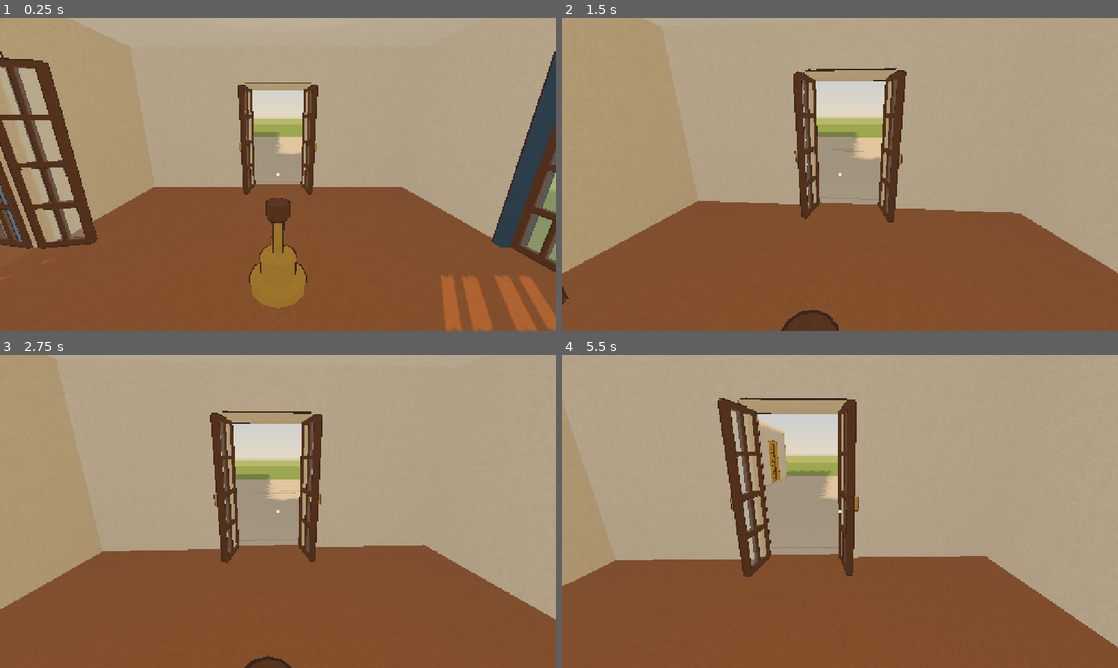
Above: before the commit, frames 1-4 (two rows, left to right).
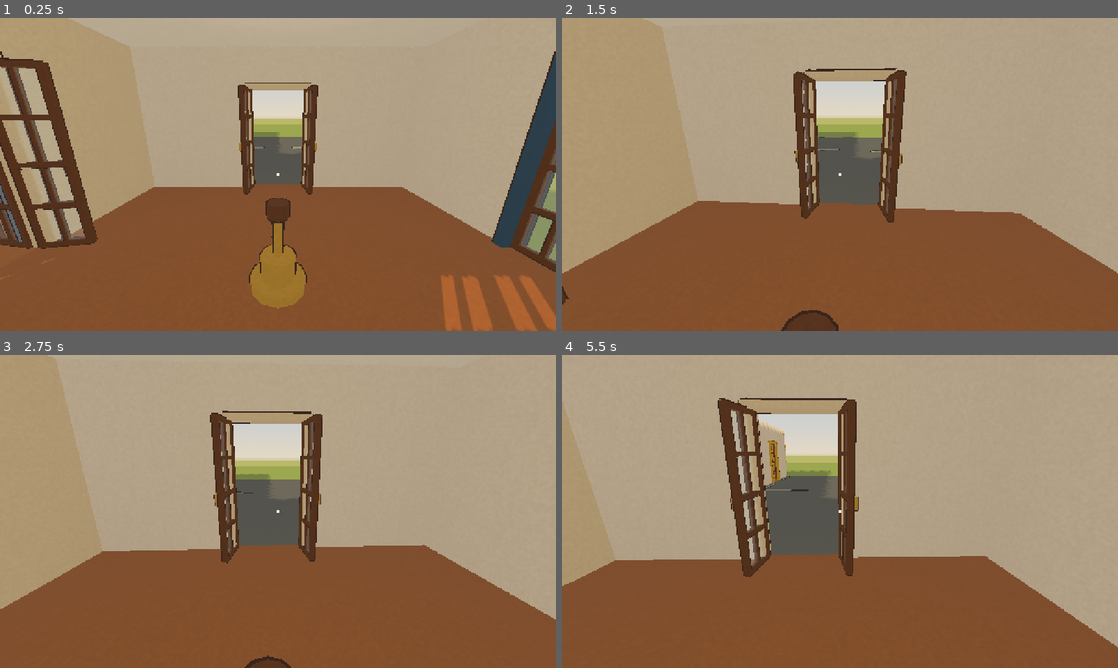
Above: after the commit, the same moments.

Repository: naturalnick/belvedere
Game: Godot game, scene res://scenes/manor.tscn
The game is run twice, just before and just after one commit, with the same random seed, the same clock (stepped at 60 frames per second) and the same inputs.
Inputs (mouse positions are in pixels of both pictures, inside the frame that each line leads up to):
- Up to frame 1 (0.25 s): no input
- Up to frame 2 (1.5 s): tap Enter at 0.5 s; move the mouse to (867, 174) at 0.52 s; hold W from 0.53 s (still down); tap E at 0.6, 1.35 s; click (867, 174) at 0.67 s; move the mouse to (812, 174) at 1.27 s
- Up to frame 3 (2.75 s): keep holding W; move the mouse to (289, 505) at 2.02 s; tap E at 2.1 s
- Up to frame 4 (5.5 s): keep holding W; tap Space at 2.75, 5 s; move the mouse to (834, 517) at 2.77 s; tap E every 0.75 s from 2.85 to 5.1 s; click (834, 517) at 2.92 s; tap Enter at 3.5 s; move the mouse to (878, 514) at 3.52 s; move the mouse to (795, 508) at 4.27 s; move the mouse to (845, 511) at 5.02 s; click (845, 511) at 5.17 s

The runs differ from the first frame. In frame 1, 1.3% of the frame differs, in the area x 45-55%, y 38-54%; in frame 2, 2.3%; in frame 3, 2.3%; in frame 4, 3.1%, in the area x 36-50%, y 38-64%.

Commit message:
Clarify empty slots with gray concrete and inset guide rails

Diff:
--- a/scripts/manor.gd
+++ b/scripts/manor.gd
@@ -49,10 +49,7 @@
 			continue
 		var floor_node := Node3D.new()
 		add_child(floor_node)
-		ManorGeometry.box(floor_node, Vector3(6.25, 0.2, 6.25), Vector3(0, -0.1, 0), ManorGeometry.material("DCD6C8", 0.0), true)
-		for d in 4:
-			var edge := ManorGeometry.box(floor_node, Vector3(5.65, 0.008, 0.04), ManorGeometry.DIRECTIONS[d] * 2.825 + Vector3.UP * 0.004, ManorGeometry.material("C6BEAD", 0.0))
-			edge.rotation.y = -d * PI / 2.0
+		ManorGeometry.build_gap_floor(floor_node)
 		floor_node.position = ManorGeometry.center(slot_index) + Vector3.DOWN * 0.02
 		gap_floors[slot_index] = floor_node
 		if gap_floor == null:
--- a/scripts/manor_geometry.gd
+++ b/scripts/manor_geometry.gd
@@ -10,6 +10,23 @@
 
 static func center(slot: int) -> Vector3:
 	return Vector3((slot % 3 - 1) * PITCH, 0, (slot / 3 - 1) * PITCH)
+
+static func build_gap_floor(parent: Node3D) -> void:
+	box(parent, Vector3(PITCH, 0.2, PITCH), Vector3(0, -0.1, 0), material("747B7D", 0.0), true)
+	var channel := material("3D4547", 0.0)
+	var steel := material("A5AAA5", 0.0)
+	for d in 4:
+		var edge := Node3D.new()
+		parent.add_child(edge)
+		edge.rotation.y = -d * PI / 2.0
+		# Breaks align with doorways; shallow visual rails stay below sliding room floors.
+		for side in [-1, 1]:
+			box(edge, Vector3(2.1, 0.004, 0.18), Vector3(side * 1.8, 0.002, -2.92), channel)
+			box(edge, Vector3(2.02, 0.008, 0.055), Vector3(side * 1.8, 0.008, -2.92), steel)
+	for x in [-2.92, 2.92]:
+		for z in [-2.92, 2.92]:
+			box(parent, Vector3(0.28, 0.01, 0.28), Vector3(x, 0.005, z), channel)
+			box(parent, Vector3(0.12, 0.012, 0.12), Vector3(x, 0.006, z), steel)
 
 static func material(hex: String, outline: float = 0.012) -> Material:
 	var key := hex + str(outline)
